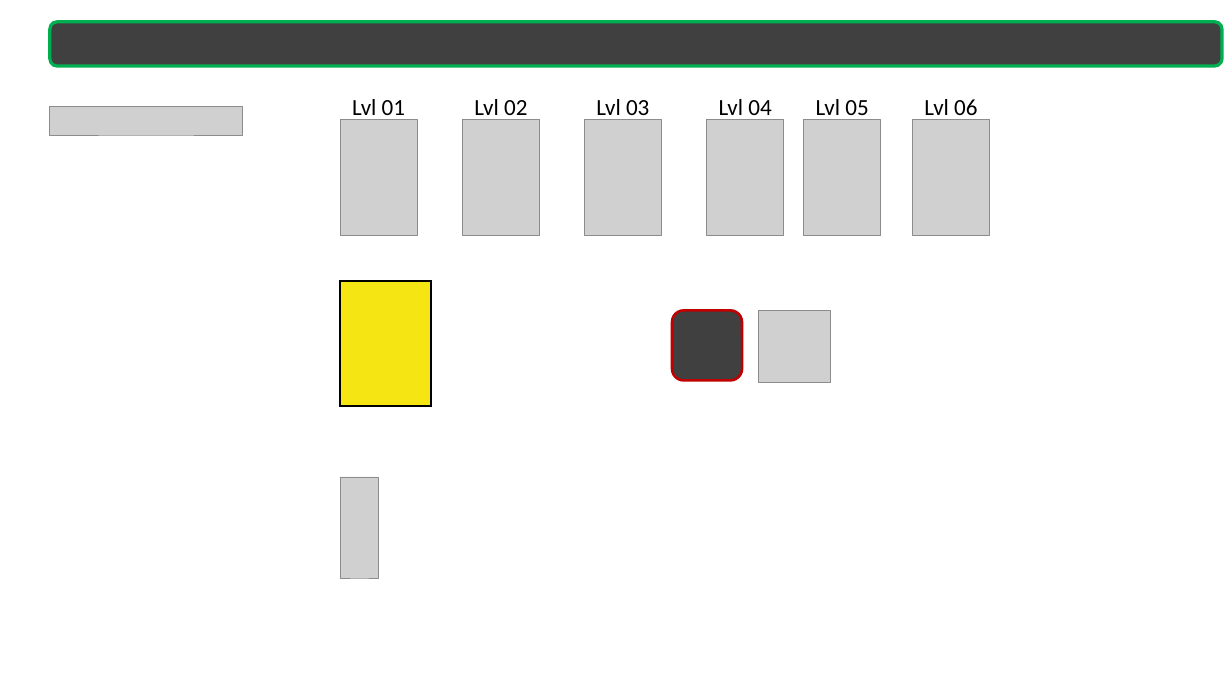
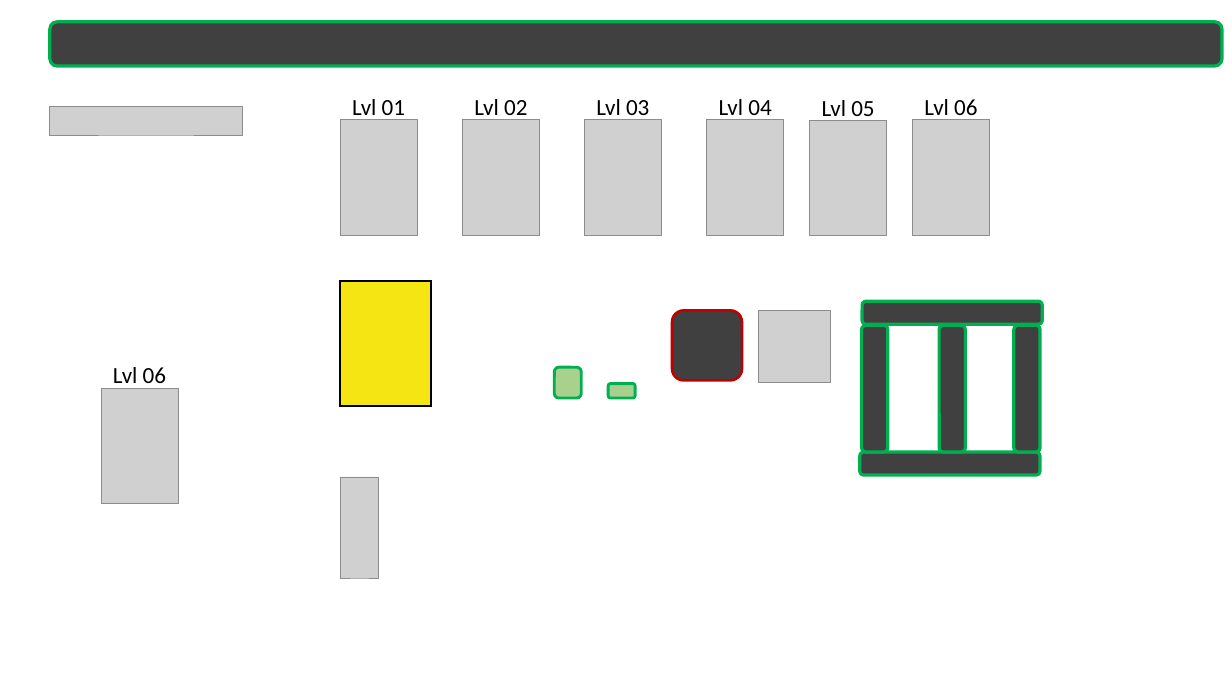
Before and after one commit to zn8ae/Java2D, a slide deck: slide 1 of resources/spriteMaker.pptx. Drawn at 1232x693 pixels with LibreOffice and Linux fonts; fonts in the diff are those of the drawing; grey boxes stand for pictures. Boxes give left, top, right and bottom in pixels: in the first picture for what was removed or moved away, otherwise in the second. Text is boxed around its words. In the diff, an @@ line names an element or a change of style, - is before the commit and + after.

```diff
--- a/resources/spriteMaker.pptx
+++ b/resources/spriteMaker.pptx
@@ text "Lvl 05": place and size @@
-text "Lvl 05" at bbox=[816, 99, 868, 121]
+text "Lvl 05" at bbox=[822, 100, 874, 122]
@@ picture: place and size @@
-picture at bbox=[804, 120, 881, 236]
+picture at bbox=[810, 120, 886, 236]
@@ group added at bbox=[860, 301, 1043, 475]: 5 rounded rectangles @@
@@ picture added at bbox=[101, 388, 177, 504] @@
@@ text added at bbox=[113, 367, 166, 390], 18 pt, text #000000 @@
+Lvl 06
@@ rounded rectangle added at bbox=[555, 367, 581, 397], fill #A9D18E, outline #00B050 2.25 pt @@
@@ rounded rectangle added at bbox=[608, 384, 635, 398], fill #A9D18E, outline #00B050 2.25 pt @@
```
Also in this commit, not shown: 6 other files.
